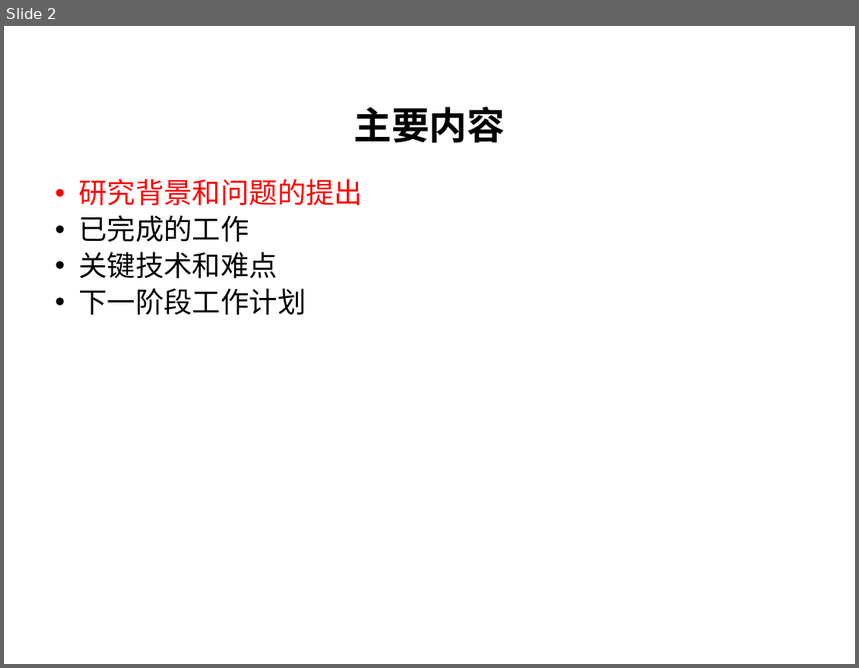
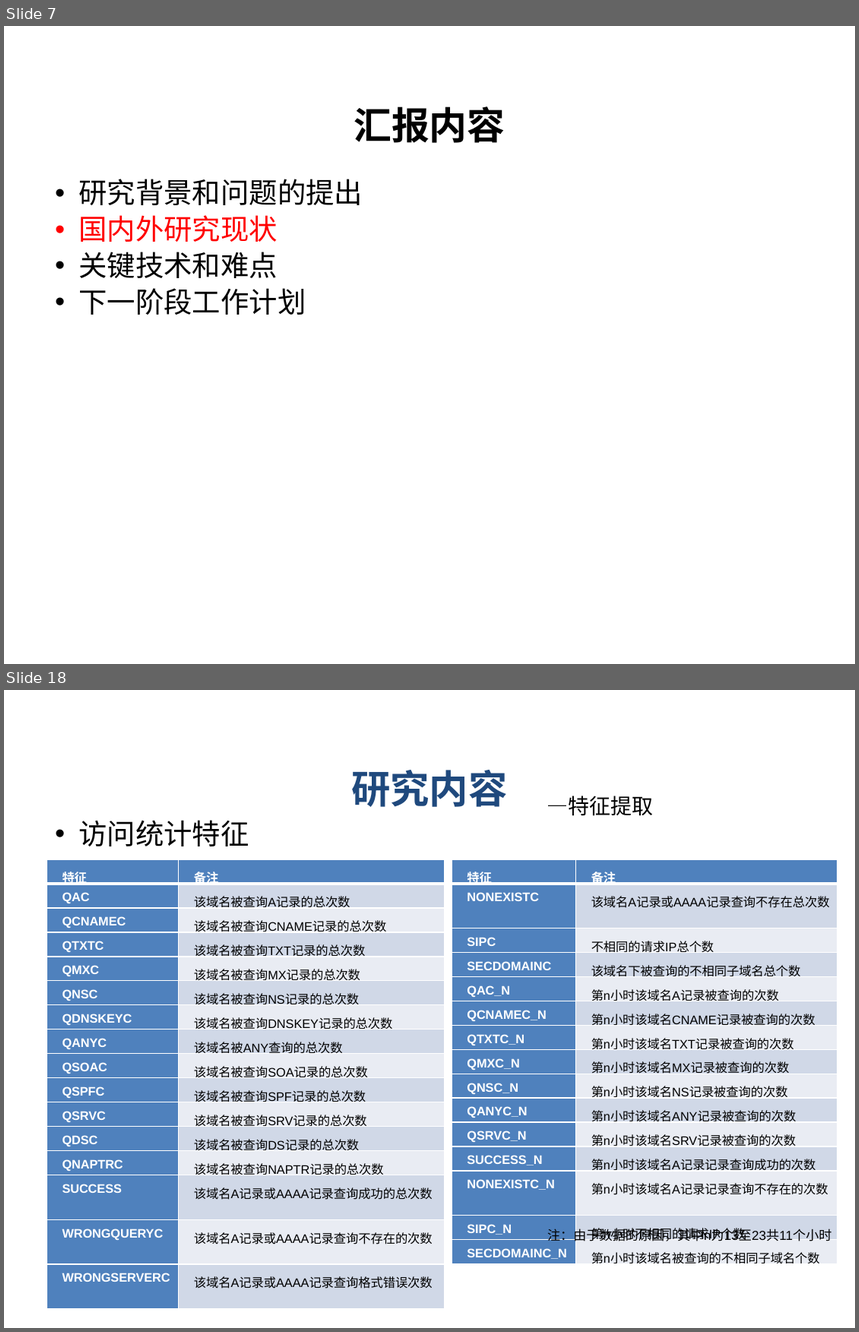
Before and after one commit to pDeathlok/GraduationDesign, a slide deck: 毕业设计_word/最终/恶意域名检测技术研究_答辩.pptx. Shown one above the other, each under a label of ours: slide 2 before the commit, slides 7 and 18 after it; the slides between them are not shown. The pictures are 859x668 and 859x1332 pixels, drawn with LibreOffice and Linux fonts; fonts in the diff are those of the drawing; background and template pictures are left out. Boxes give left, top, right and bottom in pixels: in the first picture for what was removed or moved away, otherwise in the second. Text is boxed around its words. In the diff, an @@ line names an element or a change of style, - is before the commit and + after.

```diff
--- a/毕业设计_word/最终/恶意域名检测技术研究_答辩.pptx
+++ b/毕业设计_word/最终/恶意域名检测技术研究_答辩.pptx
@@ slide 18 added at [4, 690, 855, 1328], background #FFFFFF @@
@@ title added at [351, 770, 507, 807], 33 pt, text #1F497D, bold @@
+研究内容
@@ text added at [547, 796, 654, 816], 18 pt, text #000000 @@
+—特征提取
@@ text added at [79, 820, 249, 847], 24 pt, text #000000 @@
+• 访问统计特征
@@ table added at [47, 859, 445, 1292], 16 rows, 2 columns @@
+特征 | 备注
+QAC | 该域名被查询A记录的总次数
+QCNAMEC | 该域名被查询CNAME记录的总次数
+QTXTC | 该域名被查询TXT记录的总次数
+QMXC | 该域名被查询MX记录的总次数
+QNSC | 该域名被查询NS记录的总次数
+QDNSKEYC | 该域名被查询DNSKEY记录的总次数
+QANYC | 该域名被ANY查询的总次数
+QSOAC | 该域名被查询SOA记录的总次数
+QSPFC | 该域名被查询SPF记录的总次数
+QSRVC | 该域名被查询SRV记录的总次数
+QDSC | 该域名被查询DS记录的总次数
+QNAPTRC | 该域名被查询NAPTR记录的总次数
+SUCCESS | 该域名A记录或AAAA记录查询成功的总次数
+WRONGQUERYC | 该域名A记录或AAAA记录查询不存在的次数
+WRONGSERVERC | 该域名A记录或AAAA记录查询格式错误次数
@@ table added at [452, 859, 837, 1267], 15 rows, 2 columns @@
+特征 | 备注
+NONEXISTC | 该域名A记录或AAAA记录查询不存在总次数
+SIPC | 不相同的请求IP总个数
+SECDOMAINC | 该域名下被查询的不相同子域名总个数
+QAC_N | 第n小时该域名A记录被查询的次数
+QCNAMEC_N | 第n小时该域名CNAME记录被查询的次数
+QTXTC_N | 第n小时该域名TXT记录被查询的次数
+QMXC_N | 第n小时该域名MX记录被查询的次数
+QNSC_N | 第n小时该域名NS记录被查询的次数
+QANYC_N | 第n小时该域名ANY记录被查询的次数
+QSRVC_N | 第n小时该域名SRV记录被查询的次数
+SUCCESS_N | 第n小时该域名A记录记录查询成功的次数
+NONEXISTC_N | 第n小时该域名A记录记录查询不存在的次数
+SIPC_N | 第n小时不相同的请求IP个数
+SECDOMAINC_N | 第n小时该域名被查询的不相同子域名个数
@@ text added at [547, 1227, 832, 1245], 11 pt, text #000000 @@
+注：由于数据的原因，其中n为13至23共11个小时
@@ what was slide 2 is now slide 7 @@
@@ slide 7 changed as well @@
@@ title at [354, 107, 505, 143]: text changed @@
-主要内容
+汇报内容
@@ text at [79, 179, 363, 205]: text colour #FF0000 to #000000 in "研究背景和问题的提出" @@
@@ text at [79, 215, 278, 242]: text changed; text colour #000000 to #FF0000 @@
-• 已完成的工作
+• 国内外研究现状
```
Also in this commit, not shown: 4 other slides changed, 37 other slides added, 15 slides removed, 3 other files.
